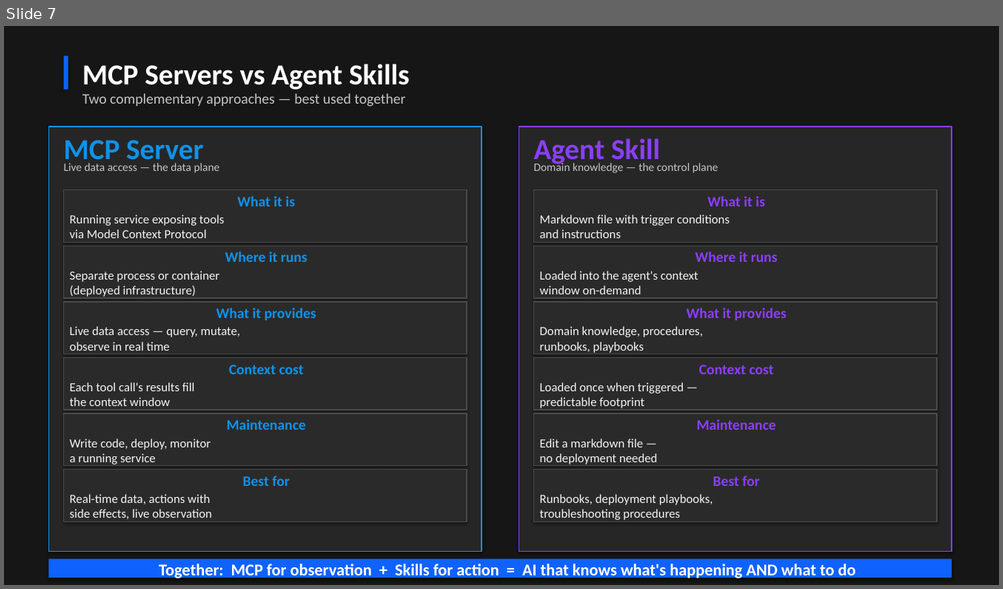
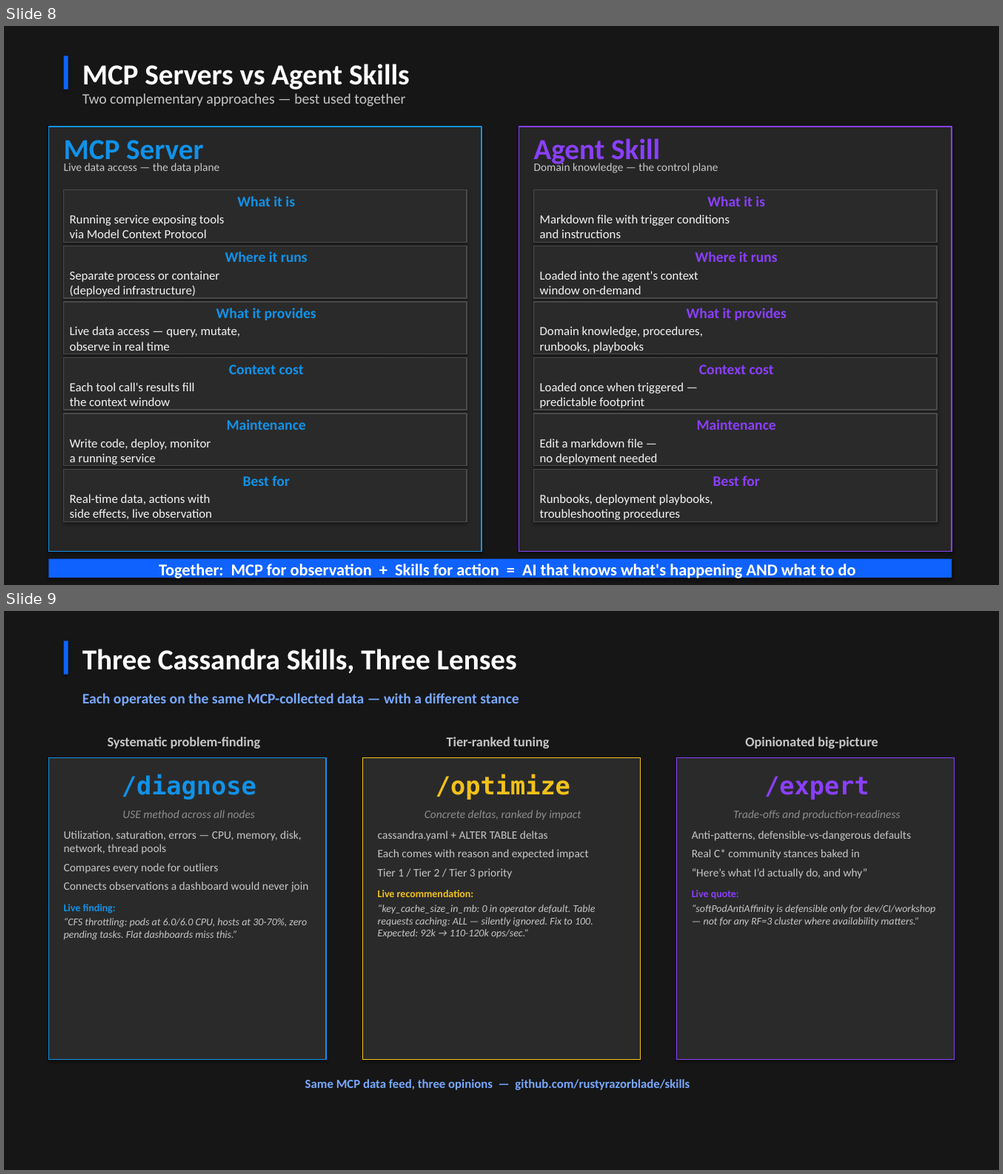
Before and after one commit to jamesc127/k8ssandra-mcp-workshop, a slide deck: k8ssandra-reference-architecture.pptx. Shown one above the other, each under a label of ours: slide 7 before the commit, slides 8 and 9 after it. The pictures are 1003x589 and 1003x1174 pixels, drawn with LibreOffice and Linux fonts; fonts in the diff are those of the drawing. Boxes give left, top, right and bottom in pixels: in the first picture for what was removed or moved away, otherwise in the second. Text is boxed around its words. In the diff, an @@ line names an element or a change of style, - is before the commit and + after.

```diff
--- a/k8ssandra-reference-architecture.pptx
+++ b/k8ssandra-reference-architecture.pptx
@@ slide 9 added at bbox=[4, 611, 999, 1170], background #161616 @@
@@ rectangle added at bbox=[64, 641, 68, 675], fill #0F62FE @@
@@ text added at bbox=[82, 649, 517, 673], 28 pt, text #FFFFFF, bold @@
+Three Cassandra Skills, Three Lenses
@@ text added at bbox=[82, 693, 519, 706], 14 pt, text #78A9FF, bold @@
+Each operates on the same MCP-collected data — with a different stance
@@ text added at bbox=[108, 737, 261, 749], 13 pt, text #C6C6C6, bold @@
+Systematic problem-finding
@@ text added at bbox=[447, 737, 549, 749], 13 pt, text #C6C6C6, bold @@
+Tier-ranked tuning
@@ text added at bbox=[745, 737, 878, 749], 13 pt, text #C6C6C6, bold @@
+Opinionated big-picture
@@ rectangle added at bbox=[48, 758, 327, 1060], fill #2A2A2A, outline #1192E8 1 pt, 11 pt, text #C6C6C6 @@
+/diagnose
+USE method across all nodes
+Utilization, saturation, errors — CPU, memory, disk, network, thread pools
+Compares every node for outliers
+Connects observations a dashboard would never join
+Live finding:
+“CFS throttling: pods at 6.0/6.0 CPU, hosts at 30-70%, zero pending tasks. Flat dashboards miss this.”
@@ rectangle added at bbox=[363, 758, 640, 1060], fill #2A2A2A, outline #F1C21B 1 pt, 10 pt, text #C6C6C6, italic @@
+/optimize
+Concrete deltas, ranked by impact
+cassandra.yaml + ALTER TABLE deltas
+Each comes with reason and expected impact
+Tier 1 / Tier 2 / Tier 3 priority
+Live recommendation:
+“key_cache_size_in_mb: 0 in operator default. Table requests caching: ALL — silently ignored. Fix to 100. Expected: 92k → 110-120k ops/sec.”
@@ rectangle added at bbox=[677, 758, 955, 1060], fill #2A2A2A, outline #8A3FFC 1 pt, 11 pt, text #C6C6C6, italic @@
+/expert
+Trade-offs and production-readiness
+Anti-patterns, defensible-vs-dangerous defaults
+Real C* community stances baked in
+“Here’s what I’d actually do, and why”
+Live quote:
+“softPodAntiAffinity is defensible only for dev/CI/workshop — not for any RF=3 cluster where availability matters.”
@@ text added at bbox=[305, 1079, 689, 1091], 12 pt, text #78A9FF, bold @@
+Same MCP data feed, three opinions — github.com/rustyrazorblade/skills
@@ what was slide 7 is now slide 8 @@
```
Also in this commit, not shown: 4 slides changed, 2 other slides added, 1 other file.
